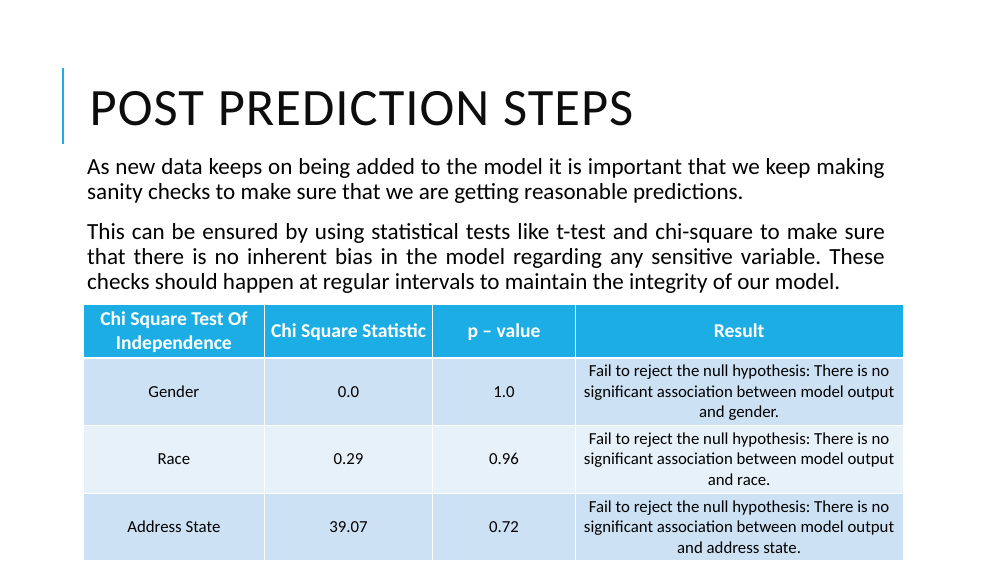
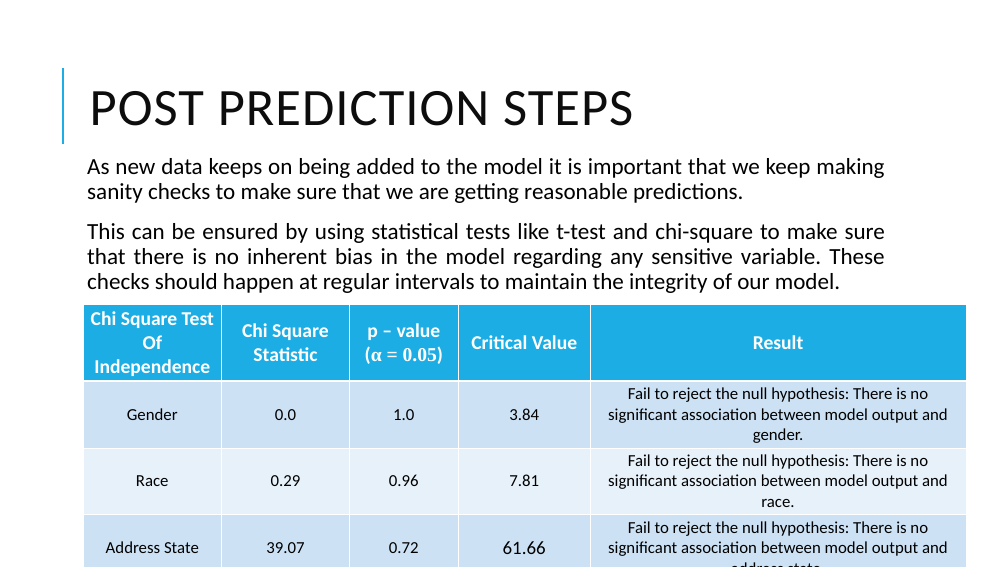
Before and after one commit to unnati026/JPMC-Case-Study, a slide deck: slide 6 of JPMC CCB Risk Modelling Case Study.pptx. Drawn at 1008x567 pixels with LibreOffice and Linux fonts; fonts in the diff are those of the drawing. Boxes give left, top, right and bottom in pixels: in the first picture for what was removed or moved away, otherwise in the second. Text is boxed around its words. In the diff, an @@ line names an element or a change of style, - is before the commit and + after.

```diff
--- a/JPMC CCB Risk Modelling Case Study.pptx
+++ b/JPMC CCB Risk Modelling Case Study.pptx
@@ table at (x1=83, y1=304, x2=966, y2=560) @@
-column 3: p – value | 1.0 | 0.96 | 0.72
+column 3: p – value / (α = 0.05) | 1.0 | 0.96 | 0.72
+column 4: Critical Value | 3.84 | 7.81 | 61.66
@@ table resized from (x1=83, y1=304, x2=903, y2=560) to (x1=83, y1=304, x2=966, y2=560) @@
```
Also in this commit, not shown: 3 other slides changed, 4 other files.
